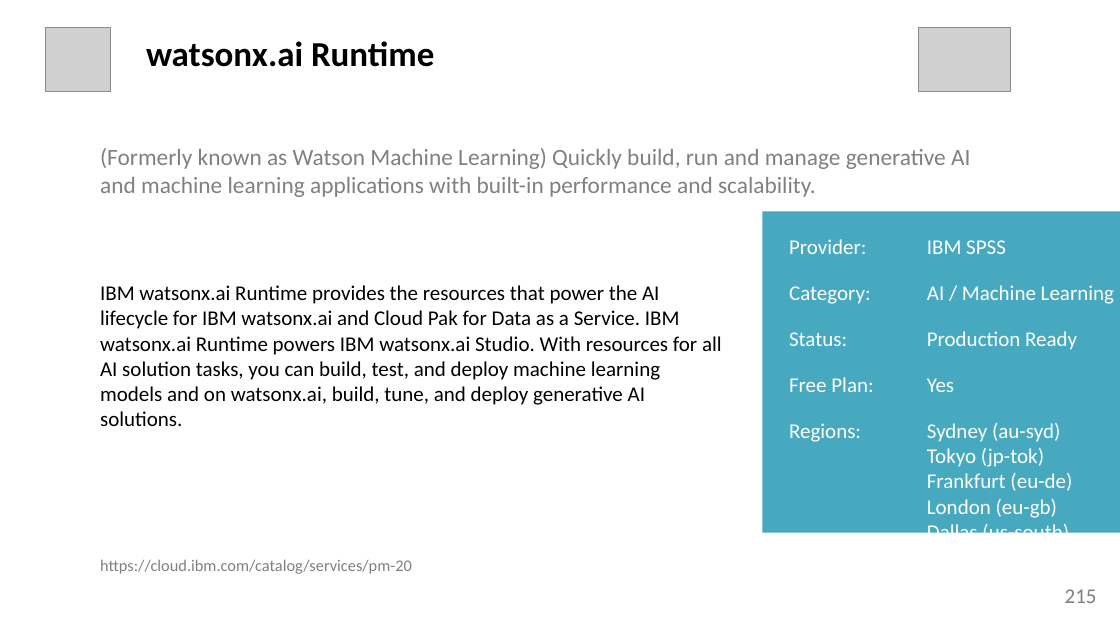
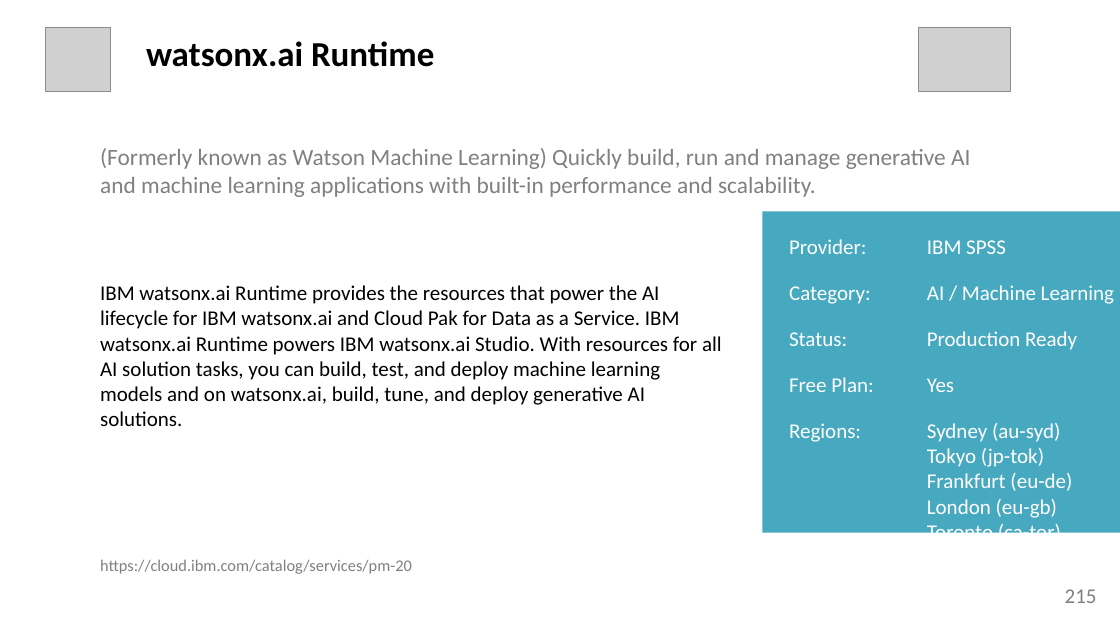
Before and after one commit to l2fprod/mycatalog, a slide deck: slide 215 of docs/generated/mycatalog.pptx. Drawn at 1120x630 pixels with LibreOffice and Linux fonts; fonts in the diff are those of the drawing; grey boxes stand for pictures. Boxes give left, top, right and bottom in pixels: in the first picture for what was removed or moved away, otherwise in the second. Text is boxed around its words. In the diff, an @@ line names an element or a change of style, - is before the commit and + after.

```diff
--- a/docs/generated/mycatalog.pptx
+++ b/docs/generated/mycatalog.pptx
@@ text at <box>927,423,1072,533</box>: text changed @@
-Sydney (au-syd) Tokyo (jp-tok) Frankfurt (eu-de) London (eu-gb) Dallas (us-south)
+Sydney (au-syd) Tokyo (jp-tok) Frankfurt (eu-de) London (eu-gb) Toronto (ca-tor) Dallas (us-south)
```
Also in this commit, not shown: 3 other slides changed, 8 other files.
